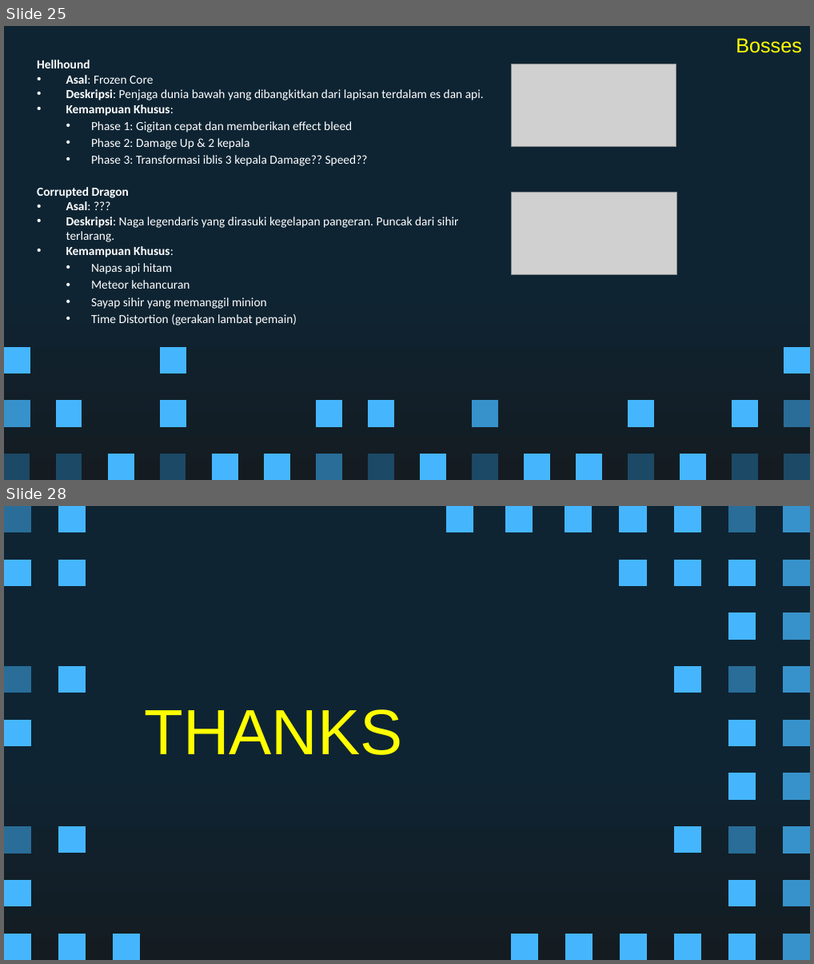
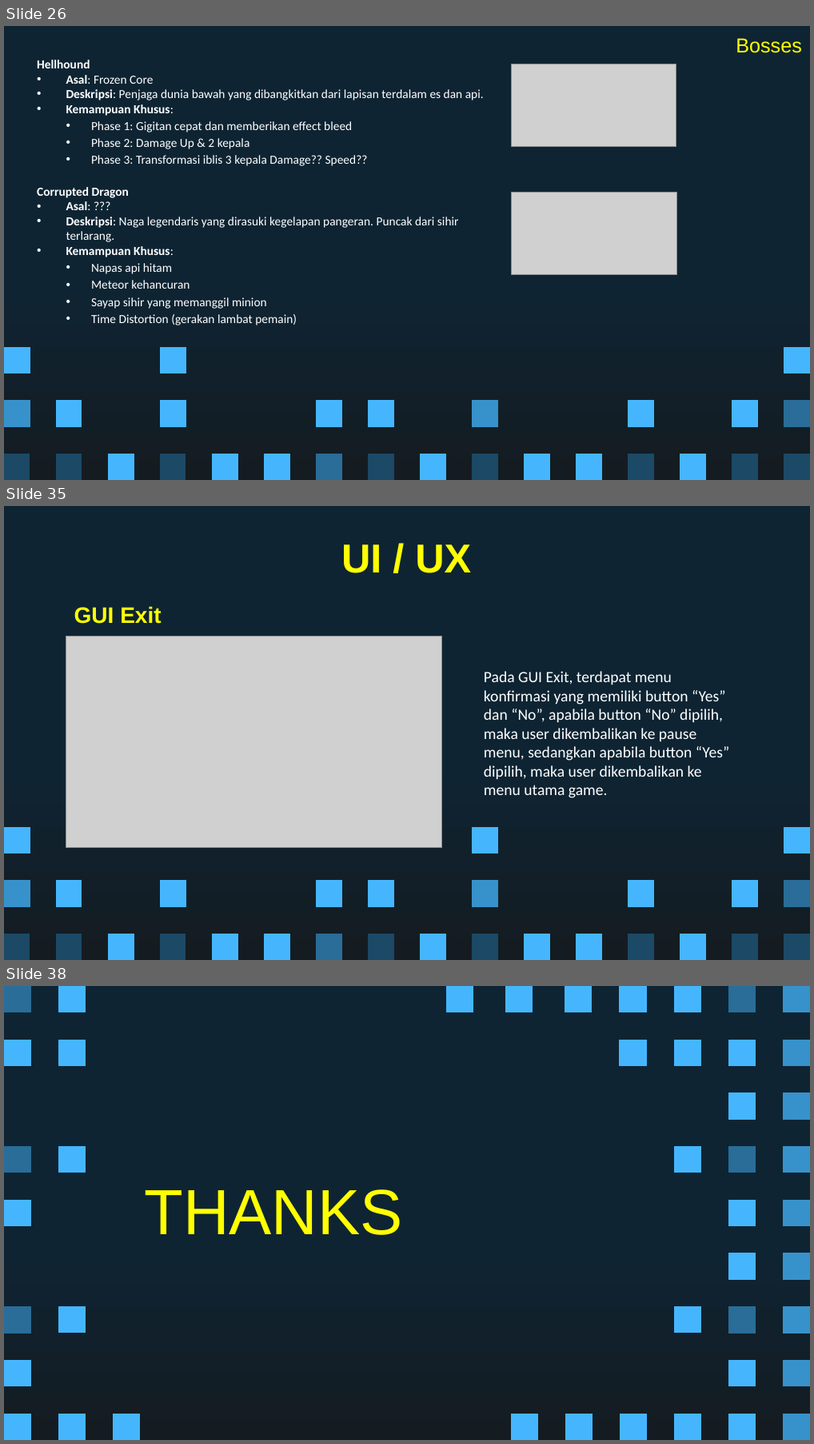
Before and after one commit to Ricardhad/gameProgProject, a slide deck: Super Pixel Vintage Gaming by Slidesgo.pptx. Shown one above the other, each under a label of ours: slides 25 and 28 before the commit, slides 26, 35 and 38 after it; the slides between them are not shown. The pictures are 814x964 and 814x1444 pixels, drawn with LibreOffice and Linux fonts; fonts in the diff are those of the drawing; grey boxes stand for pictures. Boxes give left, top, right and bottom in pixels: in the first picture for what was removed or moved away, otherwise in the second. Text is boxed around its words. In the diff, an @@ line names an element or a change of style, - is before the commit and + after.

```diff
--- a/Super Pixel Vintage Gaming by Slidesgo.pptx
+++ b/Super Pixel Vintage Gaming by Slidesgo.pptx
@@ slide 35 added at bbox=[4, 506, 810, 960], background gradient #0E2433 to #141C21; not listed: 27 template elements that a slide beside it also shows @@
@@ title added at bbox=[342, 544, 471, 573], 36 pt, text #FFFF00, bold @@
+UI / UX
@@ text added at bbox=[74, 606, 161, 624], 20 pt, text #FFFF00, bold @@
+GUI Exit
@@ picture added at bbox=[66, 636, 442, 848] @@
@@ text added at bbox=[484, 671, 730, 798], 14 pt, text #FFFFFF @@
+Pada GUI Exit, terdapat menu konfirmasi yang memiliki button “Yes” dan “No”, apabila button “No” dipilih, maka user dikembalikan ke pause menu, sedangkan apabila button “Yes” dipilih, maka user dikembalikan ke menu utama game.
@@ freeform shape added at bbox=[472, 827, 498, 853], fill #45B6FE @@
@@ what was slide 25 is now slide 26 @@
@@ what was slide 28 is now slide 38 @@
```
Also in this commit, not shown: 1 slide changed, 9 other slides added, 4 other files.
